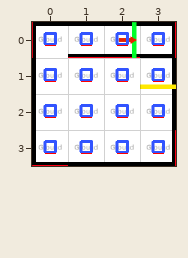
Tiled map: CassiopeeUnity/Assets/Worlds/Cassiopee/Data/Intro.tmx. Above is the file before it was changed.
Cells are 50x50 px. Shown: x 0..3, y 0..3.
New version:
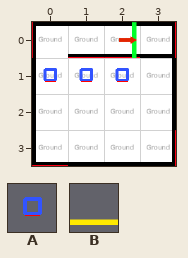
Key: from "Deco": A 6 "object"; from "Master": B 19 "/Base/Transition".
Objects are placed by their top-left corner, in cells (3,4 is the top-left corner of cell 3,4); size is 1x1 cell unless given.
Diff:
Layer "Floor 0/Transitions":
Object B "/Base/Transition" at 3,1 is removed.
Layer "Floor 0/Objects":
Object A "Marteau" at 0,0 is removed.
Object A "Molette" at 3,0 is removed.
Object A "Marteau" at 1,0 is removed.
Object A "Marteau" at 2,0 is removed.
Object A "Engrenage" at 3,1 is removed.
Object A "Molette" at 2,2 is removed.
Object A "Molette" at 3,2 is removed.
Object A "Engrenage" at 1,2 is removed.
Object A "Engrenage" at 0,2 is removed.
Object A "Engrenage" at 0,3 is removed.
Object A "Molette" at 1,3 is removed.
Object A "Marteau" at 2,3 is removed.
Object A "Marteau" at 3,3 is removed.
Changed places in both pictures, as pixel boxes (x1, y1, x2, y2):
removed: (43, 32, 176, 154)
